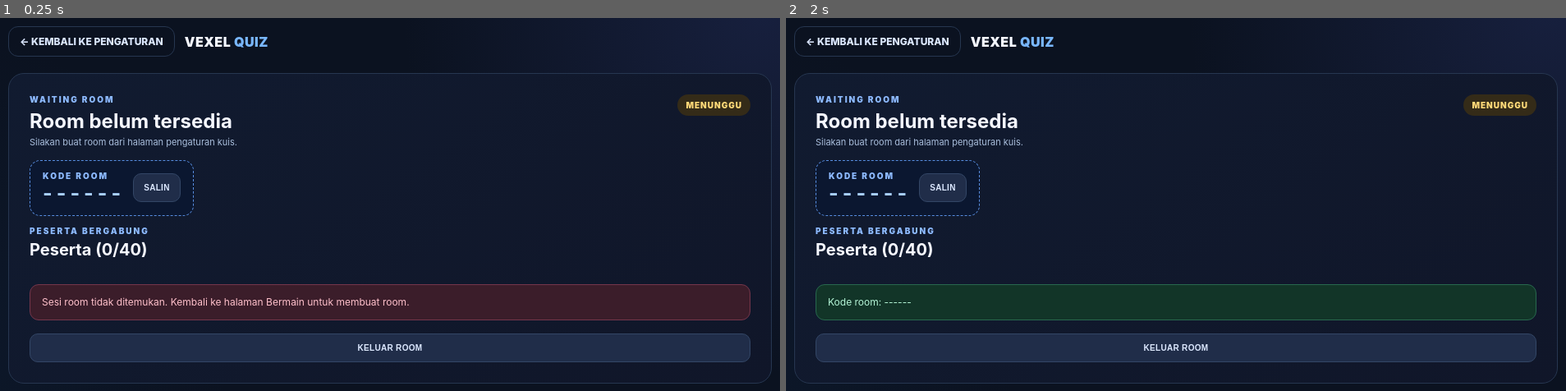
Above: before the commit, frames 1-2 (left to right).
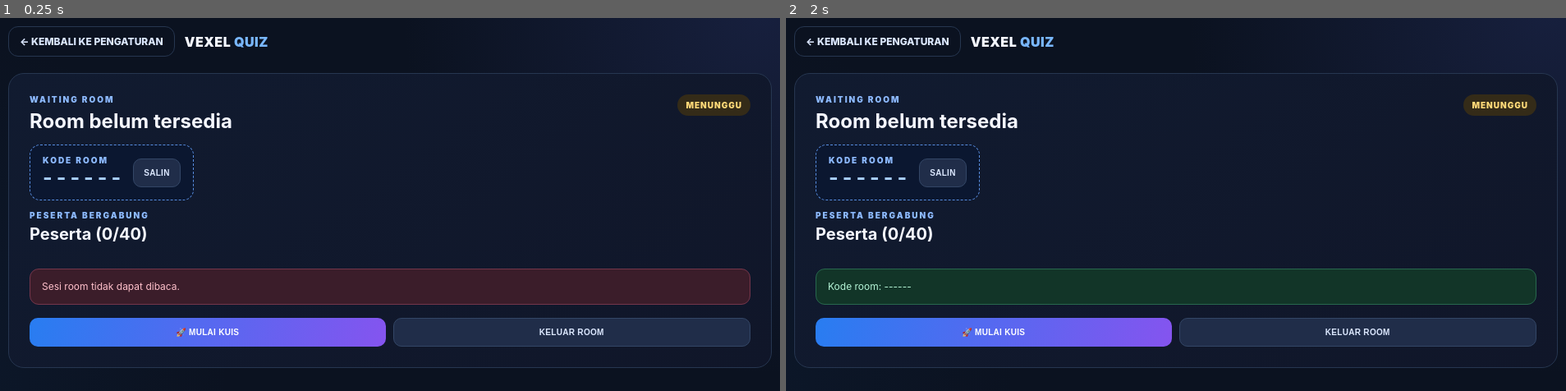
Above: after the commit, the same moments.

Repository: vexelkang-cell/gamepai
Game: browser game, page vexel-quiz/guru/tugas/bermain/room/index.html
Same seed, same stepped clock (60 frames per second), same inputs: the game is played once before the commit and once after it.
Inputs (mouse positions are in pixels of both pictures, inside the frame that each line leads up to):
- Up to frame 1 (0.25 s): no input
- Up to frame 2 (2 s): click (996, 331) at 0.27 s, where only the run after the commit has a clickable "🚀 MULAI KUIS"; click (996, 331) at 1.27 s, where only the run after the commit has a clickable "🚀 MULAI KUIS"; click "SALIN" at 1.87 s

The runs differ from the first frame. In frame 1, 20% of the frame differs, in the area x 1-99%, y 31-99%; in frame 2, 19%.

Commit message:
Simplify teacher waiting room empty state

Diff:
--- a/vexel-quiz/guru/tugas/bermain/room/index.html
+++ b/vexel-quiz/guru/tugas/bermain/room/index.html
@@ -157,7 +157,7 @@
 </section>
 
 <section class="lobby-panel" id="lobbyPanel">
- <div class="lobby-head"><div><div class="eyebrow">WAITING ROOM</div><h2 id="lobbyTitle" style="margin:6px 0 2px">Ruang Tunggu</h2><p class="selected-meta" id="lobbySubtitle" style="margin:0">Menunggu peserta bergabung...</p></div><span class="lobby-status" id="lobbyStatus">MENUNGGU</span></div>
+ <div class="lobby-head"><div><div class="eyebrow">WAITING ROOM</div><h2 id="lobbyTitle" style="margin:6px 0 2px">Ruang Tunggu</h2></div><span class="lobby-status" id="lobbyStatus">MENUNGGU</span></div>
  <div class="code-box"><div><div class="eyebrow">KODE ROOM</div><strong id="roomCodeText">------</strong></div><button class="btn secondary" id="copyCode" type="button">SALIN</button></div>
  <div class="section-head"><div><div class="eyebrow">PESERTA BERGABUNG</div><h2 id="playerCount">Peserta (0/40)</h2></div></div>
  <div class="players" id="playersList"></div>
